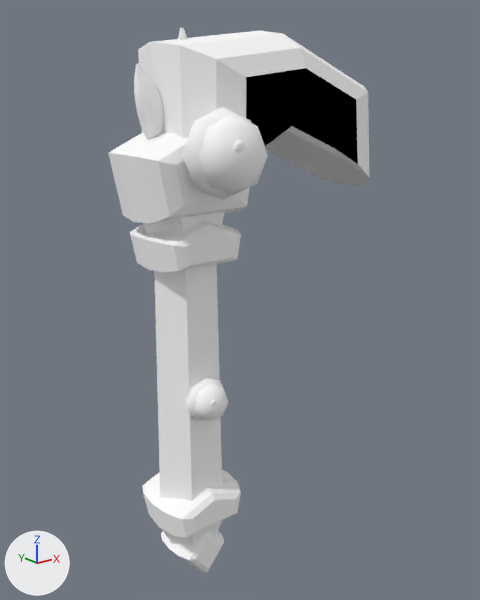
One commit to the OBJ model src/main/resources/assets/sunlit_journal_core/models/fantasy/abyss_sovereign/hoe.obj: the scene before it, then after it.
Both versions are drawn from a camera (50 mm lens) standing at (0.021, -1.214, 0.686) and looking at (0.59, -0.502, 0.402). Every picture has the same lights, and +X, +Y and +Z are marked at lower left. The picture after the commit comes second. Where no turn or scale is listed for an object, it has been applied to the vertices. Vertices at exactly the same position are counted once.

The first picture shows 'hoe'.
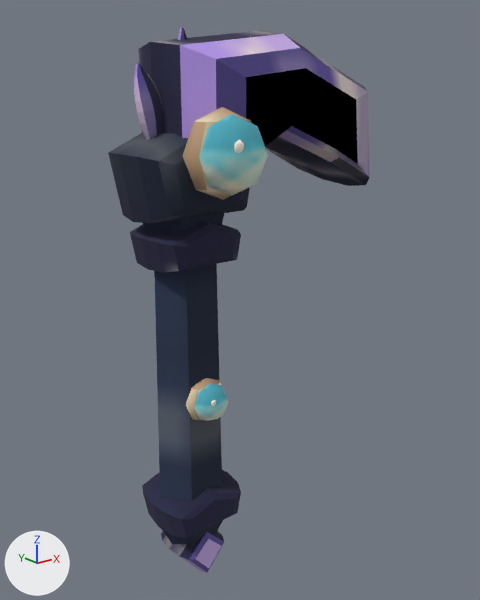
Boxes (x1, y1, x2, y2) around the edits, measured in the pictures (480 x 600 px):
```json
{"object": "hoe", "change": "surface changed", "before": [108, 28, 370, 573], "after": [108, 28, 370, 573], "on screen": "white to blue"}
```

Scene script edits in JSON lines:
```json
{"op": "add", "block": "img_main", "code": ["img_main = load_image('main', '../../../textures/item/fantasy_materials/abyss_sovereign/main.png', 64, 64, 'sRGB')"]}
{"op": "add", "block": "img_light", "code": ["img_light = load_image('light', '../../../textures/item/fantasy_materials/abyss_sovereign/light.png', 64, 64, 'sRGB')"]}
{"op": "add", "block": "img_edge", "code": ["img_edge = load_image('edge', '../../../textures/item/fantasy_materials/abyss_sovereign/edge.png', 64, 64, 'sRGB')"]}
{"op": "add", "block": "img_accent", "code": ["img_accent = load_image('accent', '../../../textures/item/fantasy_materials/abyss_sovereign/accent.png', 16, 16, 'sRGB')"]}
{"op": "add", "block": "img_metal", "code": ["img_metal = load_image('metal', '../../../textures/item/fantasy_materials/abyss_sovereign/metal.png', 64, 64, 'sRGB')"]}
{"op": "add", "block": "img_shade", "code": ["img_shade = load_image('shade', '../../../textures/item/fantasy_materials/abyss_sovereign/shade.png', 64, 64, 'sRGB')"]}
{"op": "add", "block": "img_grip_light", "code": ["img_grip_light = load_image('grip_light', '../../../textures/item/fantasy_materials/abyss_sovereign/grip_light.png', 32, 32, 'sRGB')"]}
{"op": "add", "block": "img_grip", "code": ["img_grip = load_image('grip', '../../../textures/item/fantasy_materials/abyss_sovereign/grip.png', 32, 32, 'sRGB')"]}
{"op": "set", "path": "mat_grip.texture", "old": "img_fantasy_white", "new": "img_grip"}
{"op": "set", "path": "mat_grip_light.texture", "old": "img_fantasy_white", "new": "img_grip_light"}
{"op": "set", "path": "mat_shade.texture", "old": "img_fantasy_white", "new": "img_shade"}
{"op": "set", "path": "mat_metal.texture", "old": "img_fantasy_white", "new": "img_metal"}
{"op": "set", "path": "mat_accent.texture", "old": "img_fantasy_white", "new": "img_accent"}
{"op": "set", "path": "mat_edge.texture", "old": "img_fantasy_white", "new": "img_edge"}
{"op": "set", "path": "mat_light.texture", "old": "img_fantasy_white", "new": "img_light"}
{"op": "set", "path": "mat_main.texture", "old": "img_fantasy_white", "new": "img_main"}
{"block": "me_hoe", "where": "me_hoe.from_pydata(...)  # 782 vertices, 1468 faces; spans x 0.408..0.808, y -0.636..-0.417, z -0.008..0.763"}
{"block": "me_hoe", "where": "# used by ob_hoe; location = (0.0, 0.0, 0.0)"}
{"block": "me_hoe", "change": "me_hoe part 1: texture (UV) coordinates of 1468 of 1468 faces, centred in x 0.416..0.799, y -0.631..-0.417, z 0.009..0.759, changed; they spanned u 0.5..0.5, v 0.5..0.5 and now span u 0.0..1.0, v 0.0..1.0"}
```
